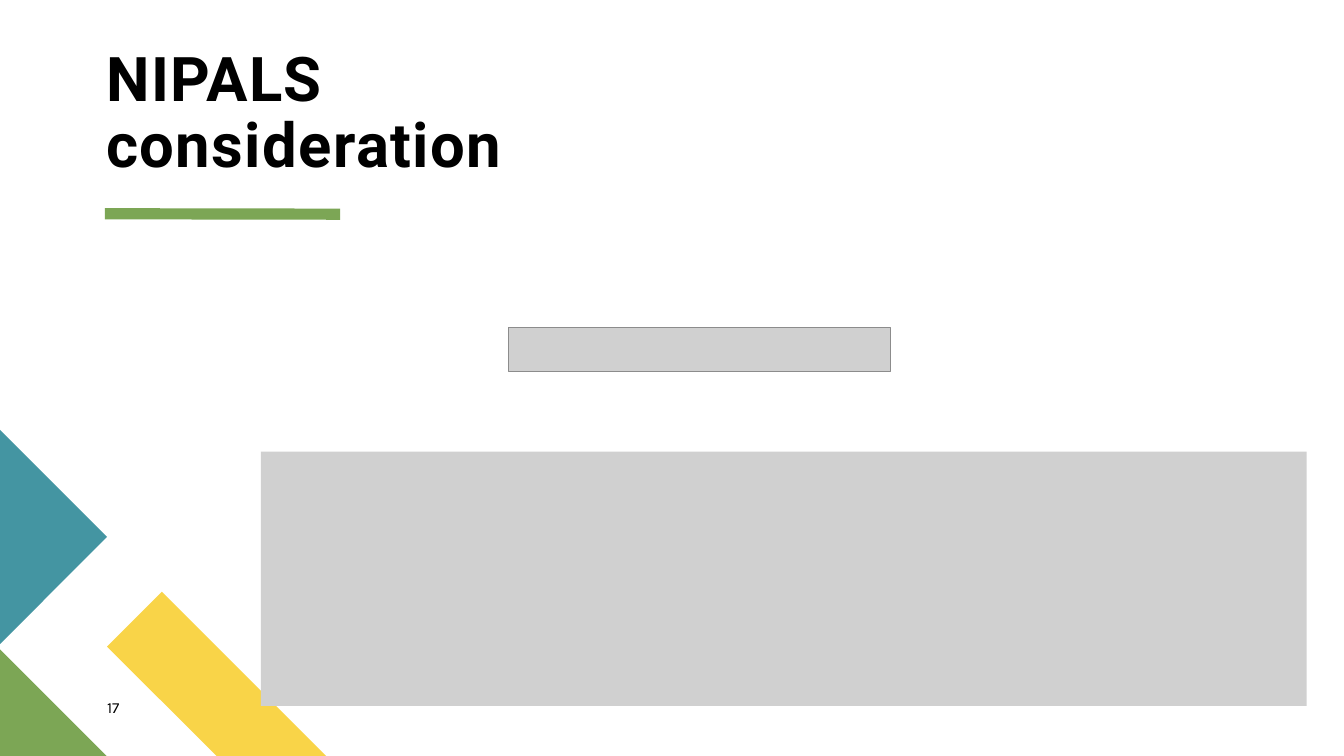
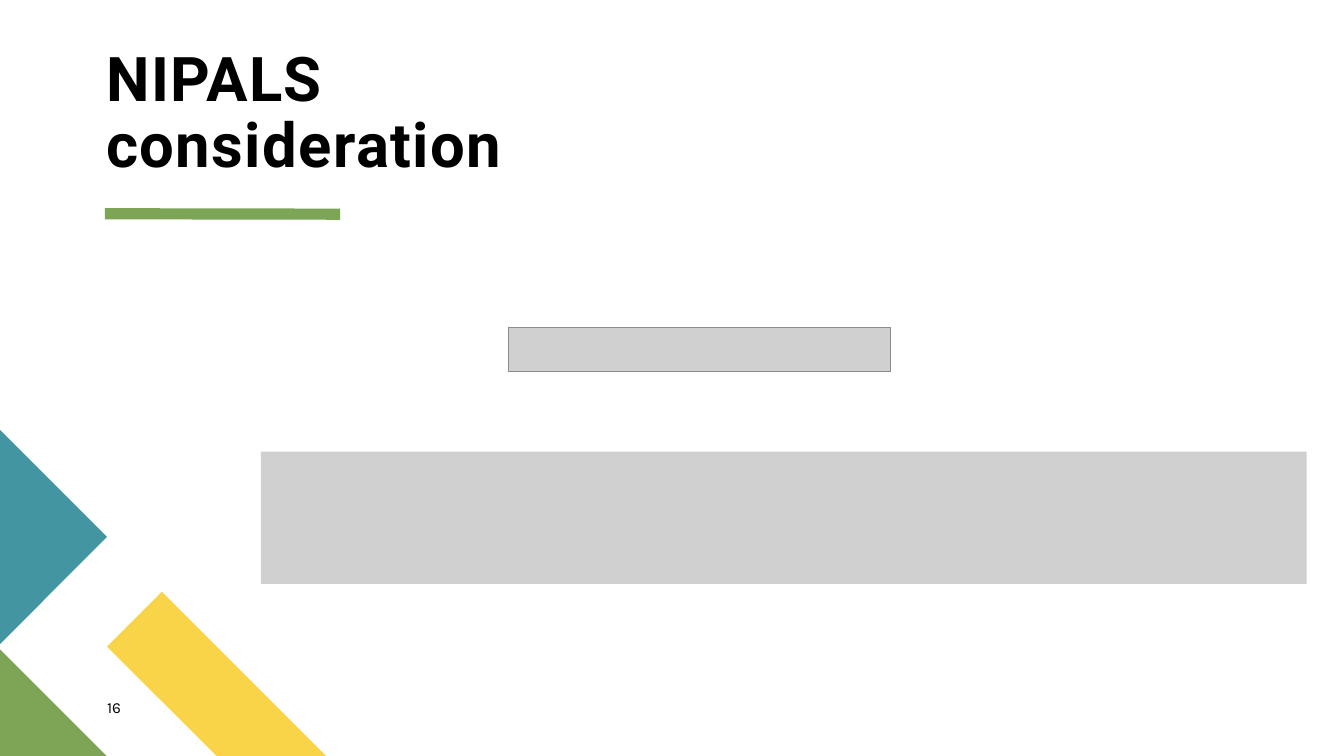
Before and after one commit to nicola98zambelli/PLS-for-fault-detection, a slide deck: slide 16 of PLS_ALES.pptx (slide 17 before the commit). Drawn at 1344x756 pixels with LibreOffice and Linux fonts; fonts in the diff are those of the drawing; grey boxes stand for pictures. Boxes give left, top, right and bottom in pixels: in the first picture for what was removed or moved away, otherwise in the second. Text is boxed around its words. In the diff, an @@ line names an element or a change of style, - is before the commit and + after.

```diff
--- a/PLS_ALES.pptx
+++ b/PLS_ALES.pptx
@@ picture: place and size @@
-picture at <box>261,452,1307,706</box>
+picture at <box>261,452,1307,584</box>
@@ page number at <box>107,703,121,713</box>: text changed @@
-17
+16
```
Also in this commit, not shown: 4 other slides changed.
